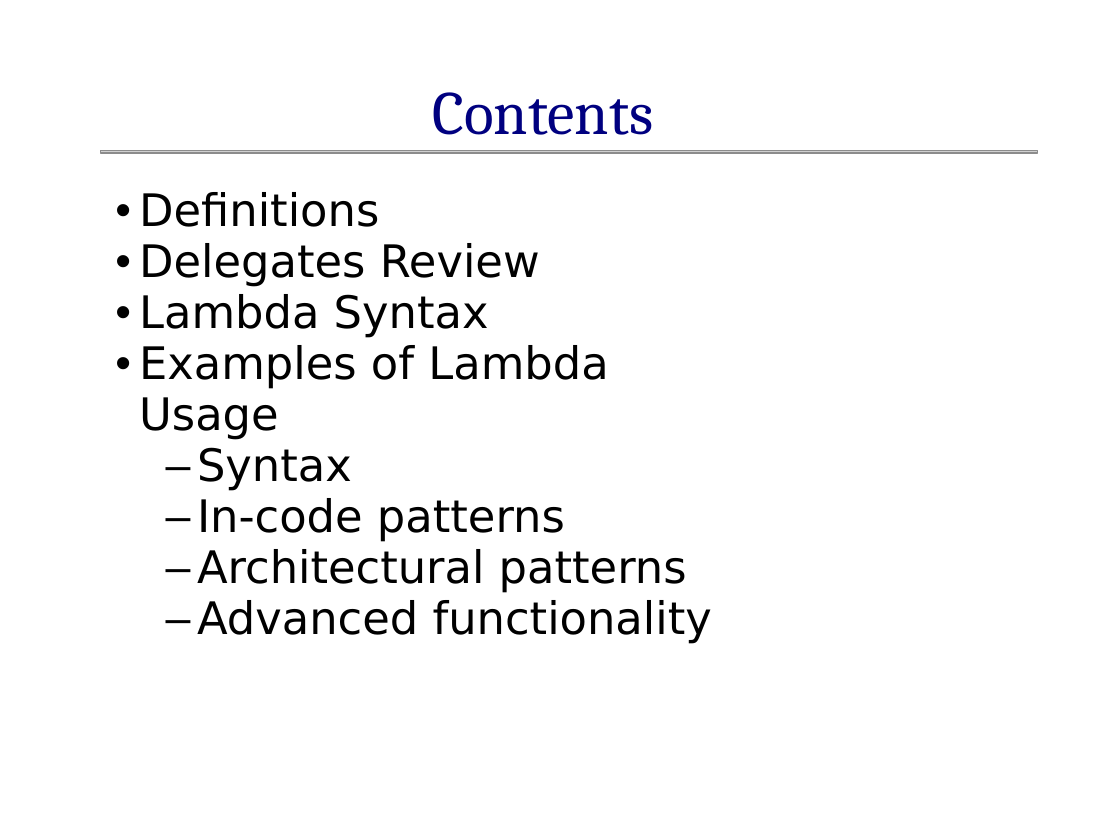
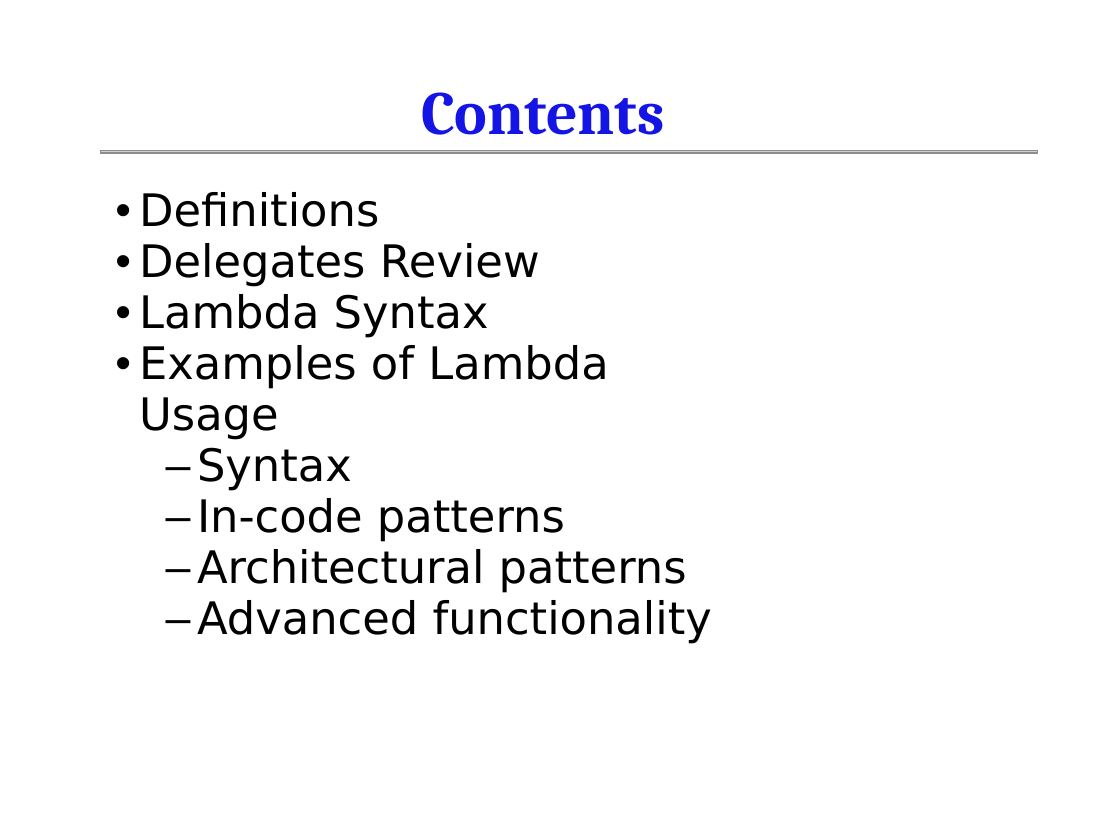
Before and after one commit to hamalawy/gim-projects, a slide deck: slide 6 of presentations/CantDanceTheLambda/docs/Can_t_Dance_the_Lambda.pptx (slide 2 before the commit). Drawn at 1120x840 pixels with LibreOffice and Linux fonts; fonts in the diff are those of the drawing; grey boxes stand for pictures; background and template pictures are left out. Boxes give left, top, right and bottom in pixels: in the first picture for what was removed or moved away, otherwise in the second. Text is boxed around its words. In the diff, an @@ line names an element or a change of style, - is before the commit and + after.

```diff
--- a/presentations/CantDanceTheLambda/docs/Can_t_Dance_the_Lambda.pptx
+++ b/presentations/CantDanceTheLambda/docs/Can_t_Dance_the_Lambda.pptx
@@ text "Contents" at bbox=[421, 92, 665, 135]: text colour #000080 to gradient #7979FF to #1616E4 to #0000BD, bold on @@
```
Also in this commit, not shown: 14 other slides changed, 4 slides added.
